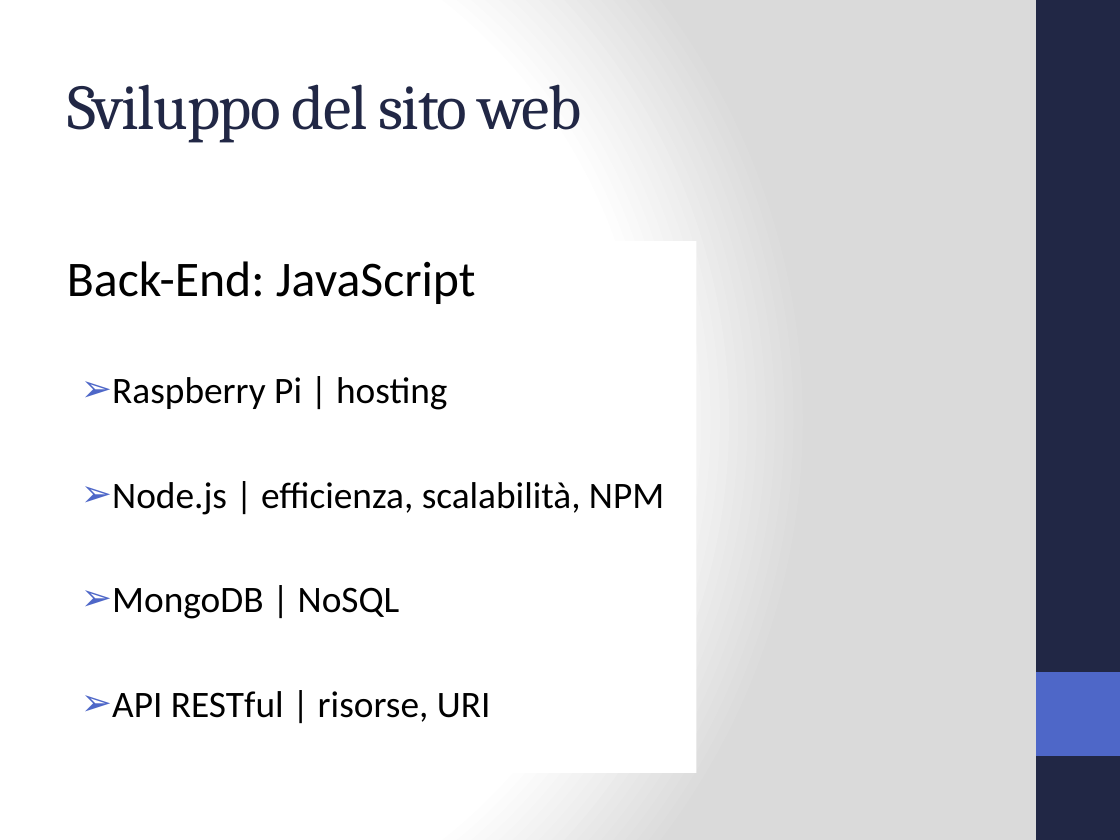
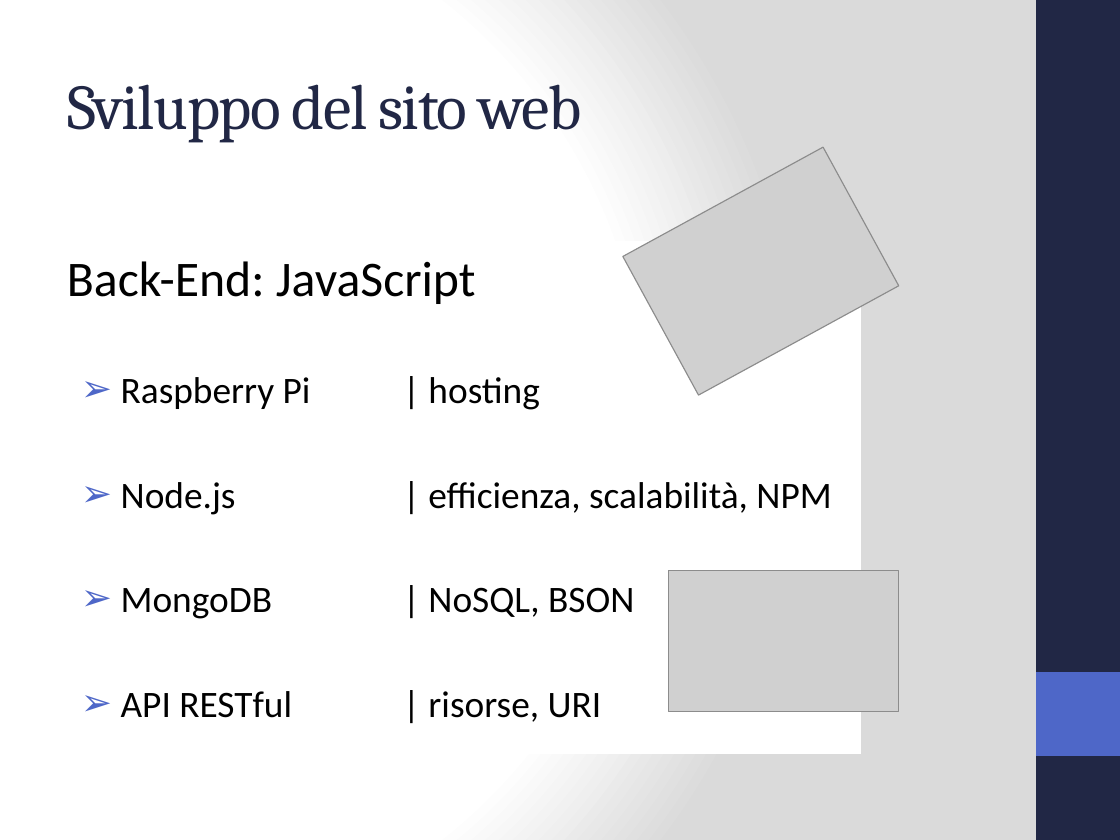
Before and after one commit to Jolsty/SimSim, a slide deck: slide 5 of Tesi_Sistema_Accessi_IoT_Andrei_Ciulpan_872394/presentazione/Sistema Accessi IoT.pptx. Drawn at 1120x840 pixels with LibreOffice and Linux fonts; fonts in the diff are those of the drawing; grey boxes stand for pictures. Boxes give left, top, right and bottom in pixels: in the first picture for what was removed or moved away, otherwise in the second. Text is boxed around its words. In the diff, an @@ line names an element or a change of style, - is before the commit and + after.

```diff
--- a/Tesi_Sistema_Accessi_IoT_Andrei_Ciulpan_872394/presentazione/Sistema Accessi IoT.pptx
+++ b/Tesi_Sistema_Accessi_IoT_Andrei_Ciulpan_872394/presentazione/Sistema Accessi IoT.pptx
@@ picture added at (x1=622, y1=148, x2=899, y2=396) @@
@@ text "Back-End: JavaScript" moved from (x1=56, y1=241, x2=697, y2=773) to (x1=67, y1=261, x2=831, y2=722) @@
@@ text at (x1=121, y1=587, x2=634, y2=619): text changed @@
-➢ MongoDB | NoSQL
+➢ MongoDB | NoSQL, BSON
@@ picture added at (x1=669, y1=570, x2=899, y2=711) @@
```
Also in this commit, not shown: 8 other slides changed, 4 other files.
